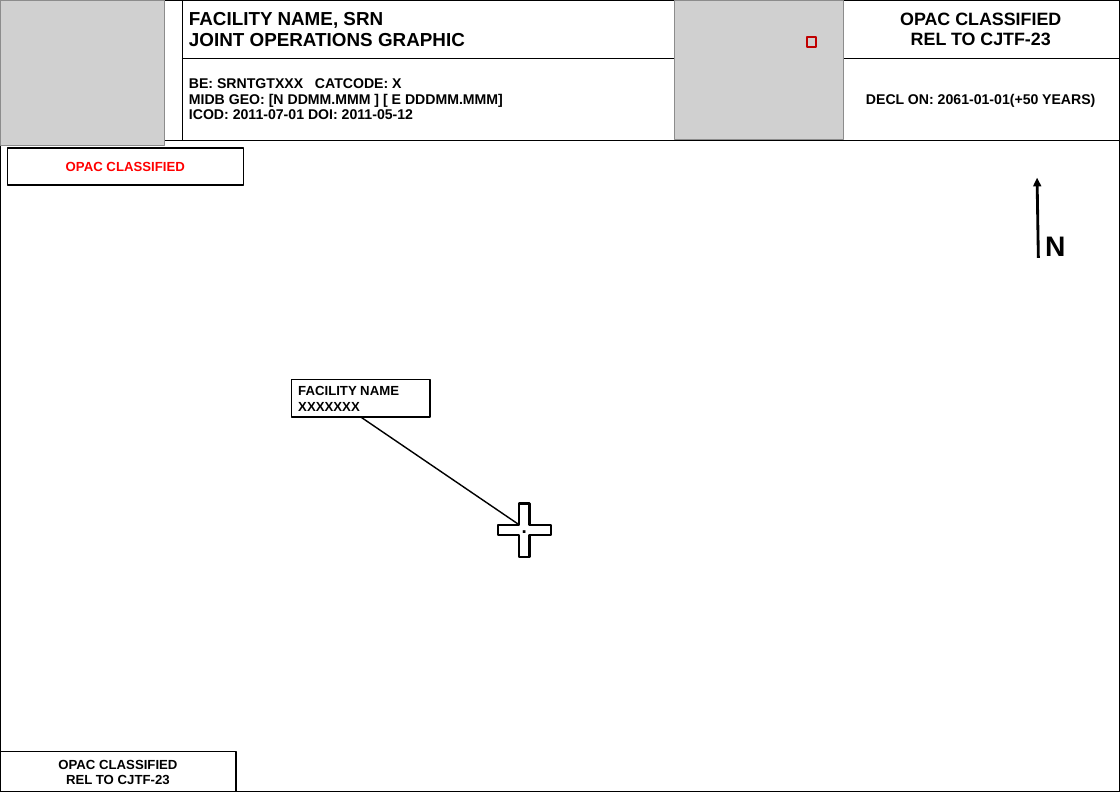
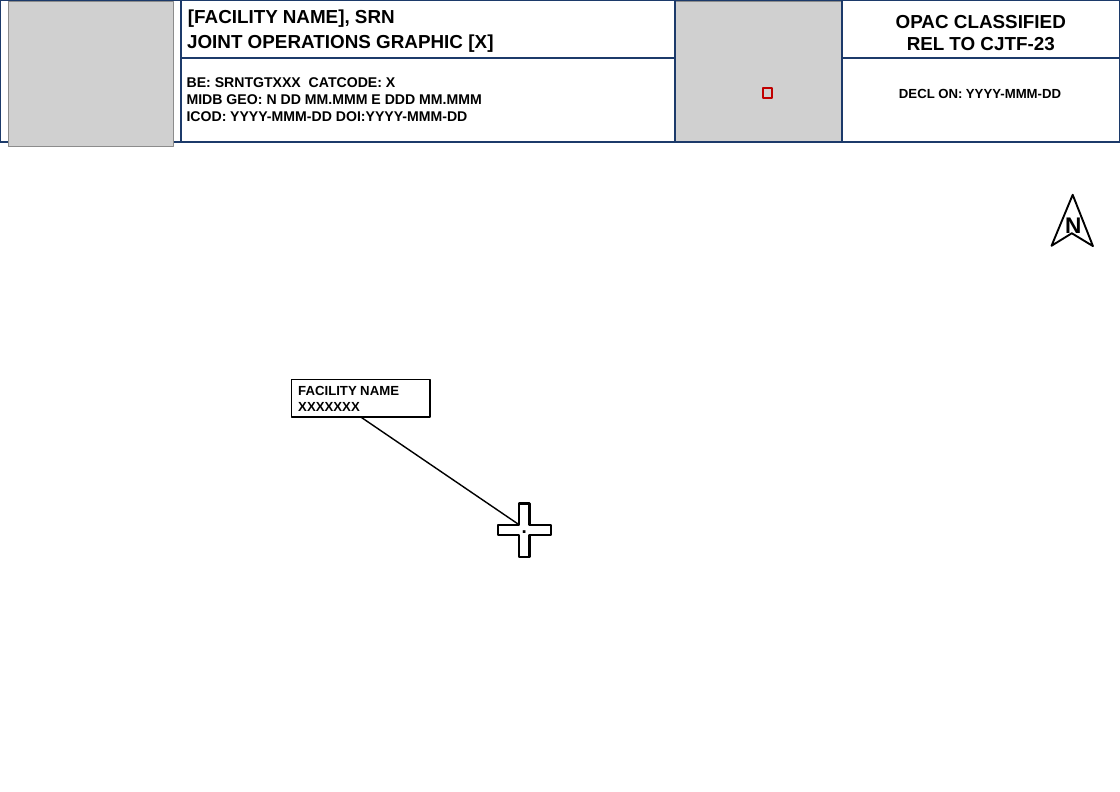
Before and after one commit to 132nd-vWing/OPAT-background, a slide deck: slide 2 of INTEL/Target Folders/OPAC VIS Template - Target Folder.pptx. Drawn at 1120x792 pixels with LibreOffice and Linux fonts; fonts in the diff are those of the drawing; grey boxes stand for pictures. Boxes give left, top, right and bottom in pixels: in the first picture for what was removed or moved away, otherwise in the second. Text is boxed around its words. In the diff, an @@ line names an element or a change of style, - is before the commit and + after.

```diff
--- a/INTEL/Target Folders/OPAC VIS Template - Target Folder.pptx
+++ b/INTEL/Target Folders/OPAC VIS Template - Target Folder.pptx
@@ table removed at [0, 0, 1120, 792], 3 rows, 4 columns @@
- | FACILITY NAME, SRN / JOINT OPERATIONS GRAPHIC | MAP / OVERVIEW | OPAC CLASSIFIED / REL TO CJTF-23
- | BE: SRNTGTXXX CATCODE: X / MIDB GEO: [N DDMM.MMM ] [ E DDDMM.MMM] / ICOD: 2011-07-01 DOI: 2011-05-12 |  | DECL ON: 2061-01-01(+50 YEARS)
- |  |  | 
@@ picture: place and size @@
-picture at [0, 0, 165, 145]
+picture at [8, 1, 173, 146]
@@ text "OPAC CLASSIFIED REL TO CJTF-23": place and size @@
-text "OPAC CLASSIFIED REL TO CJTF-23" at [0, 751, 236, 792]
+text "OPAC CLASSIFIED REL TO CJTF-23" at [896, 15, 1066, 51]
@@ text "OPAC CLASSIFIED REL TO CJTF-23" at [896, 15, 1066, 51]: vertical alignment middle to top; fill #FFFFFF to none; outline #000000 1.5 pt to none @@
@@ text at [896, 15, 1066, 51]: text changed; size 14 to 20 pt @@
-OPAC CLASSIFIED
-REL TO CJTF-23
+OPAC CLASSIFIED
+REL TO CJTF-23
@@ text added at [187, 34, 493, 52], 20 pt, text #000000, bold @@
+JOINT OPERATIONS GRAPHIC [X]
@@ rectangle: place and size @@
-rectangle at [807, 37, 816, 47]
+rectangle at [764, 88, 772, 98]
@@ group added at [0, 0, 1120, 142]: 6 rectangles, 3 texts @@
+[FACILITY NAME], SRN
+BE: SRNTGTXXX CATCODE: X
+MIDB GEO: N DD MM.MMM E DDD MM.MMM
+ICOD: YYYY-MMM-DD DOI:YYYY-MMM-DD
+DECL ON: YYYY-MMM-DD
@@ rectangle removed at [7, 148, 243, 186] @@
-OPAC CLASSIFIED
@@ arrow removed from (1039, 258) to (1037, 178) @@
@@ freeform shape added at [1052, 195, 1093, 247], fill #FFFFFF, outline #000000 2 pt @@
@@ text "N": place and size @@
-text "N" at [1045, 236, 1065, 256]
+text "N" at [1065, 215, 1081, 238]
@@ text "N" at [1065, 215, 1081, 238]: size 30 to 24 pt @@
```
Also in this commit, not shown: 13 other slides changed.
